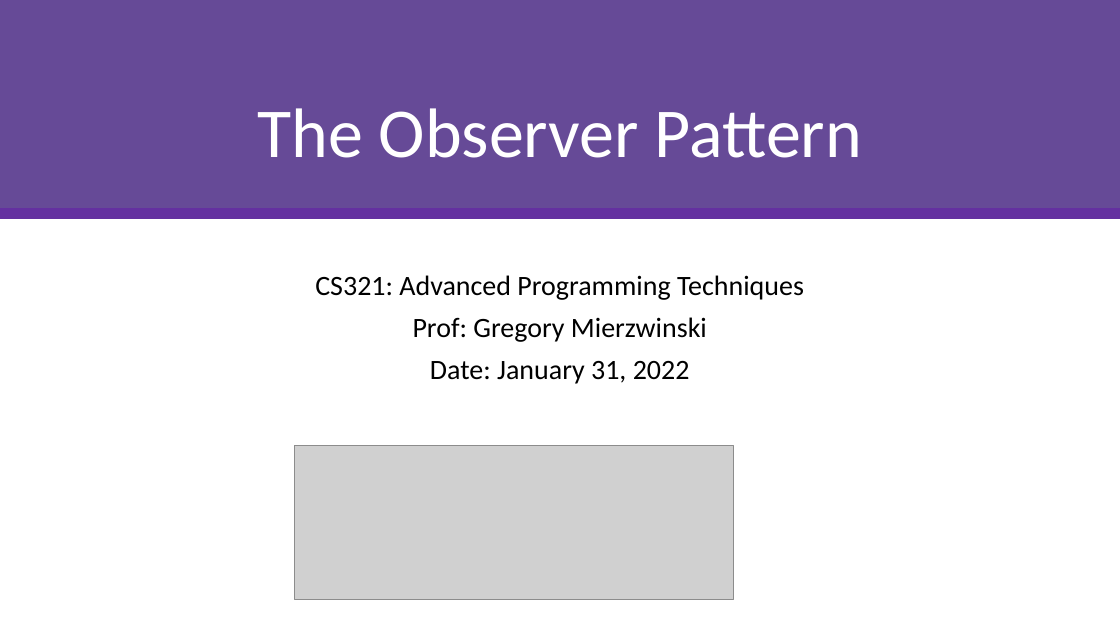
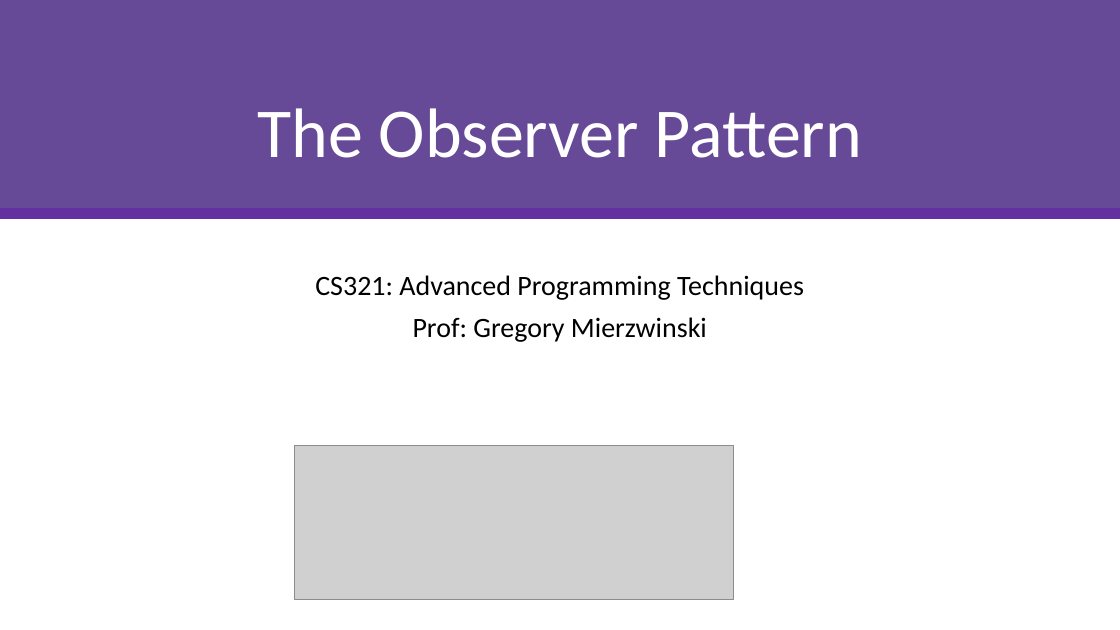
Before and after one commit to gmierzwinski/gmierzwinski.github.io, a slide deck: slide 1 of bishops/cs321/resources/CS321_Lecture_15A.pptx. Drawn at 1120x630 pixels with LibreOffice and Linux fonts; fonts in the diff are those of the drawing; grey boxes stand for pictures. Boxes give left, top, right and bottom in pixels: in the first picture for what was removed or moved away, otherwise in the second. Text is boxed around its words. In the diff, an @@ line names an element or a change of style, - is before the commit and + after.

Commit message:
Add lab 07, and slides.

```diff
--- a/bishops/cs321/resources/CS321_Lecture_15A.pptx
+++ b/bishops/cs321/resources/CS321_Lecture_15A.pptx
@@ subtitle at bbox=[430, 361, 690, 384]: paragraph removed @@
-Date: January 31, 2022
```
Also in this commit, not shown: 26 other slides changed, 12 other files.
